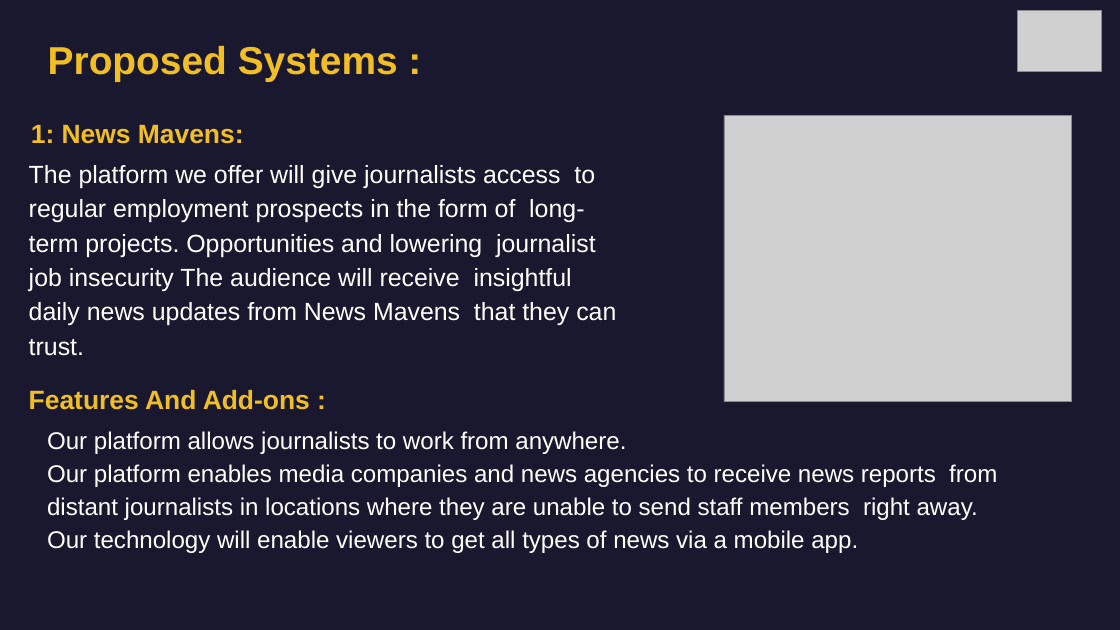
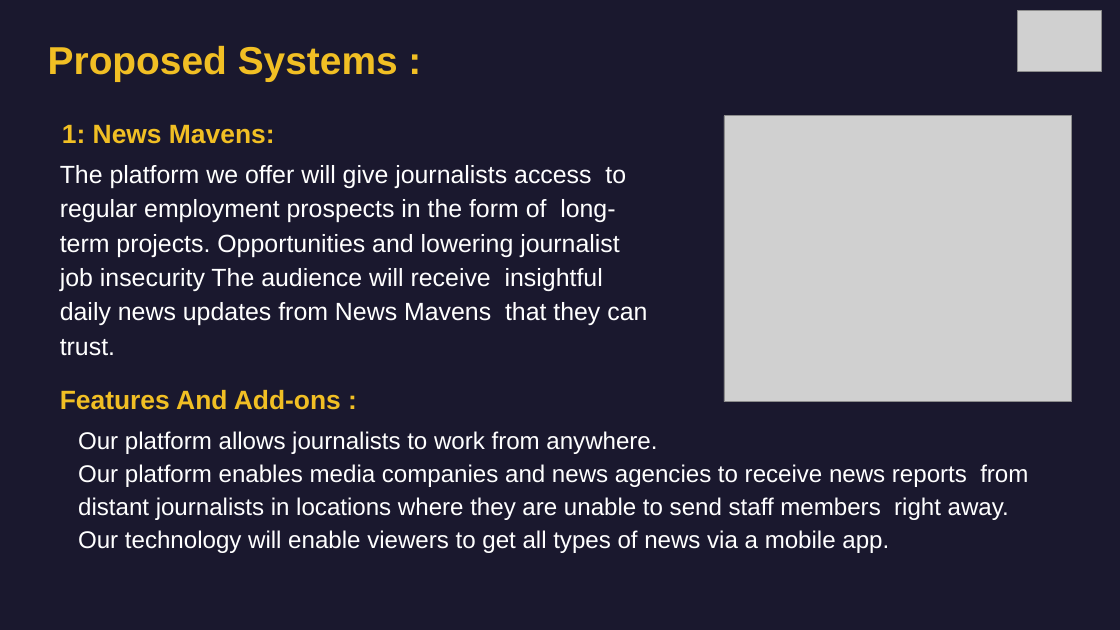
Before and after one commit to usamasshafique/NewsMavens, a slide deck: slide 11 of First Proposal & Prsentation FYP/News Mavens Presentation (Final) .pptx. Drawn at 1120x630 pixels with LibreOffice and Linux fonts; fonts in the diff are those of the drawing; grey boxes stand for pictures; background and template pictures are left out. Boxes give left, top, right and bottom in pixels: in the first picture for what was removed or moved away, otherwise in the second. Text is boxed around its words. In the diff, an @@ line names an element or a change of style, - is before the commit and + after.

```diff
--- a/First Proposal & Prsentation FYP/News Mavens Presentation (Final) .pptx
+++ b/First Proposal & Prsentation FYP/News Mavens Presentation (Final) .pptx
@@ text "1: News Mavens:": place and size @@
-text "1: News Mavens:" at [29, 125, 997, 553]
+text "1: News Mavens:" at [60, 125, 1028, 553]
```
Also in this commit, not shown: 8 other slides changed.
